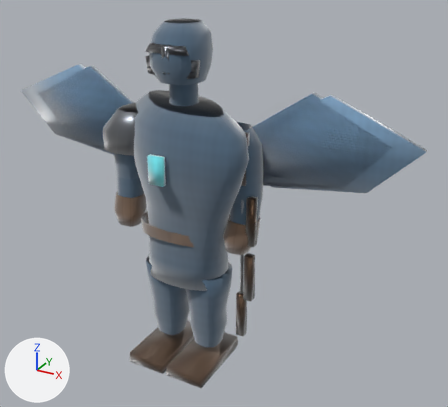
Two versions of the glTF model public/assets/models/characters/flyingEliteArcher.glb, one commit apart.
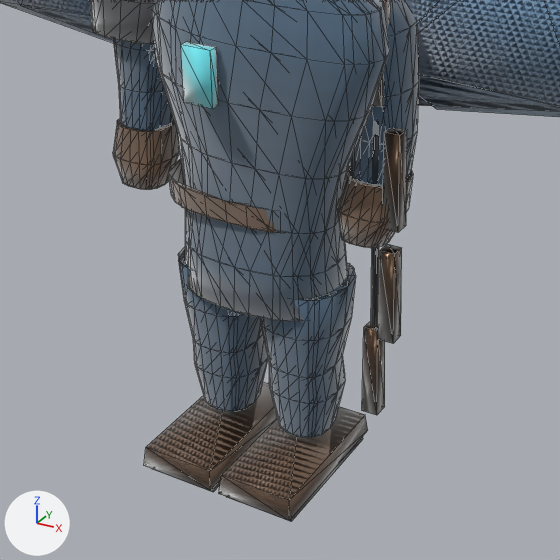
Old and new are each drawn whole from a 50 mm lens placed at (1.361, -2.133, 1.9), pointed at (0.153, 0.064, 0.801) and again close up on the part from 13% to 74% of the width and 33% to 100% of the height. The axes (+X, +Y, +Z) are drawn at lower left. The lights are the same throughout. The last two pictures show the newer version. The close-ups show mesh edges as thin lines. Where no turn or scale is listed for an object, it has been applied to the vertices. Vertices at exactly the same position are counted once.

Names of what the first close-up shows: 'LOD0_PROD_body', 'LOD1_PROD_body', 'LOD2_PROD_body', 'LOD2_PROD_weapon' and 2 more.
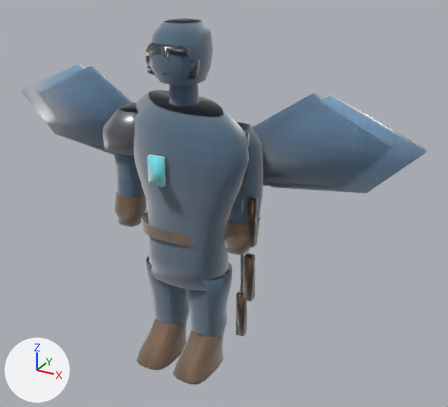
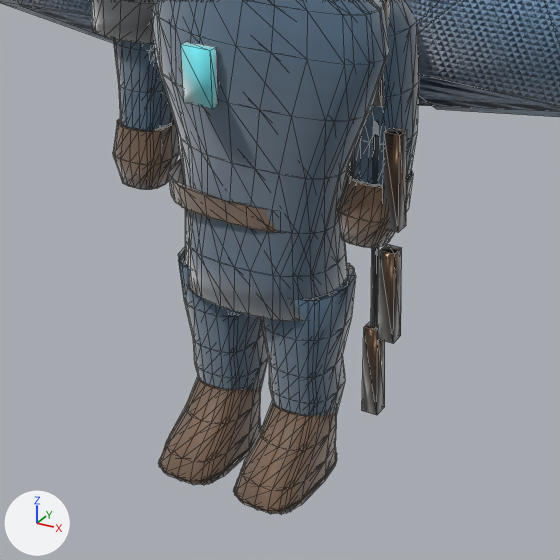
What differs and where, as boxes (x1, y1, x2, y2) in the close-ups (560 x 560 px):
'LOD0_PROD_body', reshaped
    before: (0, 0, 560, 522)
    after: (0, 0, 560, 514)
'LOD1_PROD_body', reshaped
    before: (18, 0, 560, 437)
    after: (18, 0, 560, 512)
'LOD2_PROD_body', reshaped
    before: (93, 0, 408, 438)
    after: (93, 0, 408, 515)
part 1 of me_lod0_prod_body_021, rebuilt
    before: (219, 407, 368, 521)
    after: (235, 401, 336, 510)
part 2 of me_lod0_prod_body_021, rebuilt (mostly hidden before)
    before: (153, 469, 220, 492)
    after: (158, 442, 254, 485)
part 3 of me_lod0_prod_body_021, rebuilt (24% narrower, 30% shorter)
    before: (227, 437, 363, 522)
    after: (234, 455, 337, 514)
part 4 of me_lod0_prod_body_021, rebuilt
    before: (144, 382, 277, 491)
    after: (160, 376, 260, 481)
part 5 of me_lod1_prod_body_021, rebuilt (not visible before)
    after: (160, 378, 261, 479)
part 6 of me_lod1_prod_body_021, rebuilt (not visible before)
    after: (235, 402, 336, 508)
part 7 of me_lod2_prod_body_021, rebuilt (not visible before)
    after: (236, 405, 306, 511)
part 8 of me_lod2_prod_body_021, rebuilt (not visible before)
    after: (160, 380, 229, 481)

The edits, one by one:
me_lod0_prod_body_021 is used by ob_lod0_prod_body; location (0.0, 0.0, 0.0).
me_lod0_prod_body_021 had 867 vertices, 1456 faces and spanned x -0.98..0.98, y -0.24..0.18, z 0.0..1.58.
me_lod0_prod_body_021 now has 1009 vertices, 1716 faces and spans x -0.98..0.98, y -0.24..0.18, z 0.01..1.58.
me_lod0_prod_body_021 part 1: the loose piece of 8 vertices spanning x 0.01..0.2, y -0.24..0.13, z 0.02..0.07 is rebuilt with 57 vertices and now spans x 0.02..0.19, y -0.23..0.06, z 0.03..0.18.
me_lod0_prod_body_021 part 2: the loose piece of 8 vertices spanning x -0.19..-0.02, y -0.22..0.12, z 0.0..0.04 is rebuilt with 30 vertices and now spans x -0.19..-0.02, y -0.24..0.03, z 0.01..0.03, in mat_mat_flyingelitearcher_leather.
me_lod0_prod_body_021 part 3: the loose piece of 8 vertices spanning x 0.02..0.19, y -0.22..0.12, z 0.0..0.04 is rebuilt with 30 vertices and now spans x 0.02..0.19, y -0.24..0.03, z 0.01..0.03, in mat_mat_flyingelitearcher_leather.
me_lod0_prod_body_021 part 4: the loose piece of 8 vertices spanning x -0.2..-0.01, y -0.24..0.13, z 0.02..0.07 is rebuilt with 57 vertices and now spans x -0.19..-0.02, y -0.23..0.06, z 0.03..0.18.
me_lod1_prod_body_021 is used by ob_lod1_prod_body; location (0.0, 0.0, 0.0).
me_lod1_prod_body_021 had 543 vertices, 898 faces and spanned x -0.86..0.86, y -0.24..0.19, z 0.0..1.58.
me_lod1_prod_body_021 now has 613 vertices, 1026 faces and spans x -0.86..0.86, y -0.24..0.19, z 0.01..1.58.
me_lod1_prod_body_021 part 5: the loose piece of 8 vertices spanning x -0.2..-0.01, y -0.24..0.13, z 0.02..0.07 is rebuilt with 33 vertices and now spans x -0.19..-0.02, y -0.24..0.06, z 0.03..0.18.
me_lod1_prod_body_021 part 6: the loose piece of 8 vertices spanning x 0.01..0.2, y -0.24..0.13, z 0.02..0.07 is rebuilt with 33 vertices and now spans x 0.02..0.19, y -0.24..0.06, z 0.03..0.18.
Other edits to the shape of me_lod1_prod_body_021 do not show in these pictures.
me_lod2_prod_body_021 is used by ob_lod2_prod_body; location (0.0, 0.0, 0.0).
me_lod2_prod_body_021 had 369 vertices, 610 faces and spanned x -0.86..0.86, y -0.24..0.19, z 0.0..1.58.
me_lod2_prod_body_021 now has 415 vertices, 694 faces and spans x -0.86..0.86, y -0.22..0.19, z 0.01..1.58.
me_lod2_prod_body_021 part 7: the loose piece of 8 vertices spanning x 0.01..0.2, y -0.24..0.13, z 0.02..0.07 is rebuilt with 25 vertices and now spans x 0.02..0.19, y -0.22..0.05, z 0.03..0.18.
me_lod2_prod_body_021 part 8: the loose piece of 8 vertices spanning x -0.2..-0.01, y -0.24..0.13, z 0.02..0.07 is rebuilt with 25 vertices and now spans x -0.19..-0.02, y -0.22..0.05, z 0.03..0.18.
Other edits to the shape of me_lod2_prod_body_021 do not show in these pictures.
